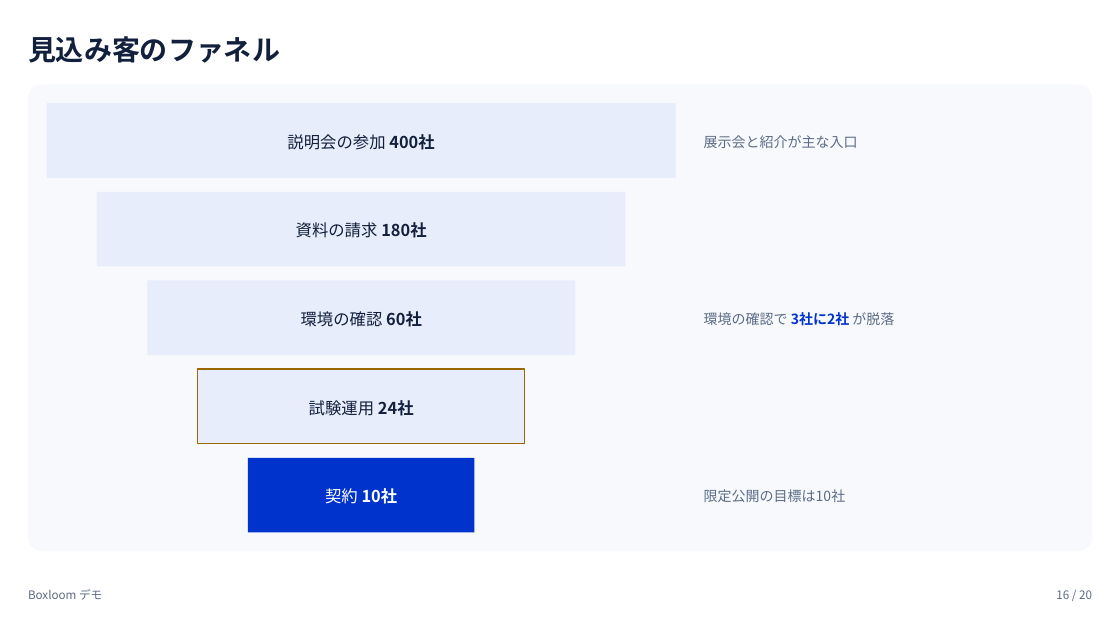
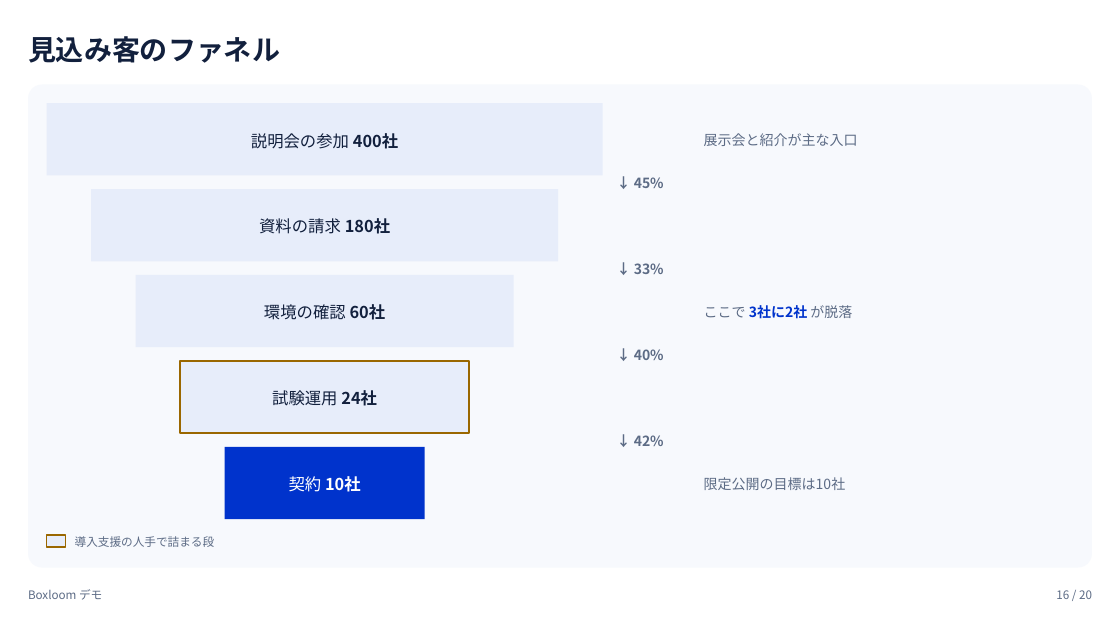
Before and after one commit to tjst-t/boxloom, a slide deck: slide 16 of boxloom/out/subsystems_showcase_light.pptx. Drawn at 1120x630 pixels with LibreOffice and Linux fonts; fonts in the diff are those of the drawing. Boxes give left, top, right and bottom in pixels: in the first picture for what was removed or moved away, otherwise in the second. Text is boxed around its words. In the diff, an @@ line names an element or a change of style, - is before the commit and + after.

```diff
--- a/boxloom/out/subsystems_showcase_light.pptx
+++ b/boxloom/out/subsystems_showcase_light.pptx
@@ rounded rectangle: place and size @@
-rounded rectangle at bbox=[28, 85, 1092, 552]
+rounded rectangle at bbox=[28, 85, 1092, 568]
@@ rounded rectangle at bbox=[28, 85, 1092, 568]: proportions changed @@
@@ rectangle "説明会の参加 400社": place and size @@
-rectangle "説明会の参加 400社" at bbox=[47, 103, 676, 178]
+rectangle "説明会の参加 400社" at bbox=[47, 103, 603, 176]
@@ text added at bbox=[634, 177, 664, 188], 12 pt, text #5C6B85, bold @@
+↓ 45%
@@ rectangle "資料の請求 180社": place and size @@
-rectangle "資料の請求 180社" at bbox=[97, 192, 625, 266]
+rectangle "資料の請求 180社" at bbox=[92, 189, 559, 261]
@@ text added at bbox=[634, 263, 664, 274], 12 pt, text #5C6B85, bold @@
+↓ 33%
@@ rectangle "環境の確認 60社": place and size @@
-rectangle "環境の確認 60社" at bbox=[147, 281, 575, 355]
+rectangle "環境の確認 60社" at bbox=[135, 275, 513, 347]
@@ text at bbox=[704, 305, 852, 319]: text changed @@
-環境の確認で 3社に2社 が脱落
+ここで 3社に2社 が脱落
@@ text added at bbox=[634, 349, 664, 360], 12 pt, text #5C6B85, bold @@
+↓ 40%
@@ rectangle "試験運用 24社": place and size @@
-rectangle "試験運用 24社" at bbox=[197, 369, 524, 444]
+rectangle "試験運用 24社" at bbox=[180, 361, 469, 434]
@@ rectangle "契約 10社": place and size @@
-rectangle "契約 10社" at bbox=[248, 458, 475, 533]
+rectangle "契約 10社" at bbox=[224, 447, 424, 519]
@@ text added at bbox=[634, 435, 664, 446], 12 pt, text #5C6B85, bold @@
+↓ 42%
@@ text "限定公開の目標は10社": place and size @@
-text "限定公開の目標は10社" at bbox=[704, 489, 846, 502]
+text "限定公開の目標は10社" at bbox=[704, 477, 846, 490]
@@ rounded rectangle added at bbox=[47, 535, 66, 547], fill #E7EDFA, outline #9A6700 1.25 pt @@
@@ text added at bbox=[75, 536, 215, 547], 10 pt, text #5C6B85 @@
+導入支援の人手で詰まる段
```
Also in this commit, not shown: 4 other slides changed, 11 other files.
